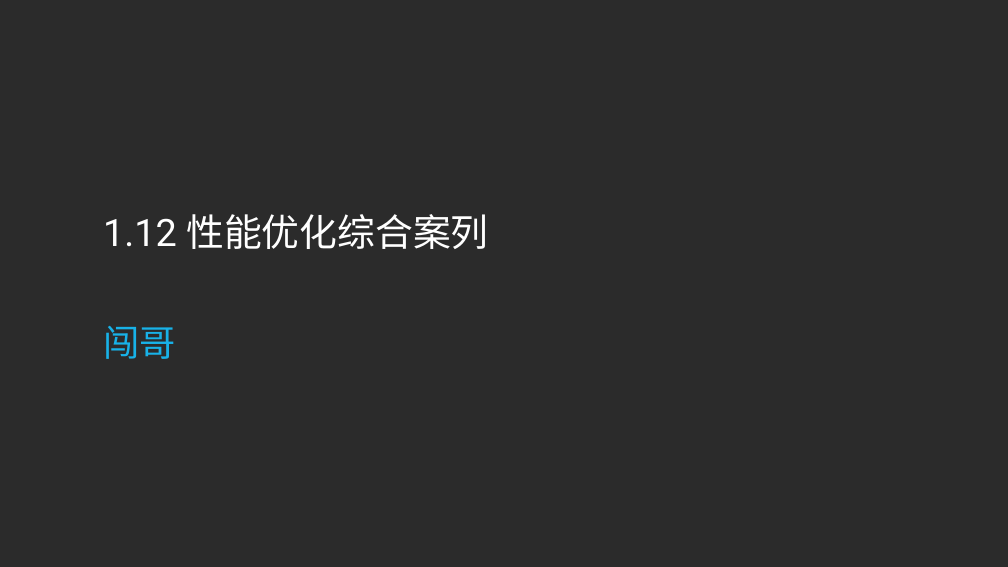
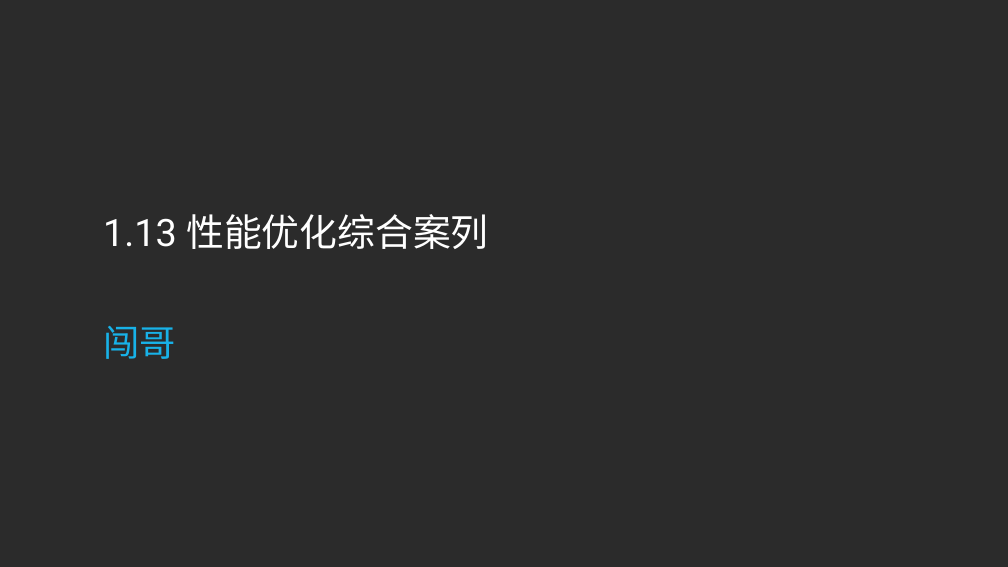
Before and after one commit to sqc157400661/Snail, a slide deck: slide 50 of Go专题系列/性能分析和优化专题/性能分析和优化专题.pptx (slide 32 before the commit). Drawn at 1008x567 pixels with LibreOffice and Linux fonts; fonts in the diff are those of the drawing; background and template pictures are left out; a plain dark background stands for a picture behind light text. Boxes give left, top, right and bottom in pixels: in the first picture for what was removed or moved away, otherwise in the second. Text is boxed around its words. In the diff, an @@ line names an element or a change of style, - is before the commit and + after.

```diff
--- a/Go专题系列/性能分析和优化专题/性能分析和优化专题.pptx
+++ b/Go专题系列/性能分析和优化专题/性能分析和优化专题.pptx
@@ text at bbox=[103, 214, 488, 249]: text changed @@
-1.12 性能优化综合案列
+1.13 性能优化综合案列
```
Also in this commit, not shown: 8 other slides changed, 18 slides added, 13 other files.
